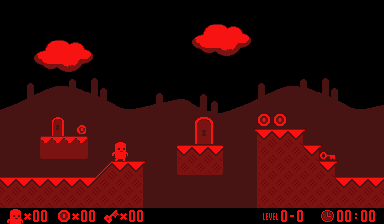
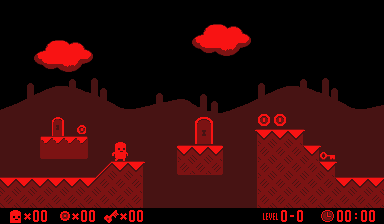
The second w=384, h=224 image is a revision of the first. Changes to its layers:
painted on "GUI" over [7, 209, 70, 224]
